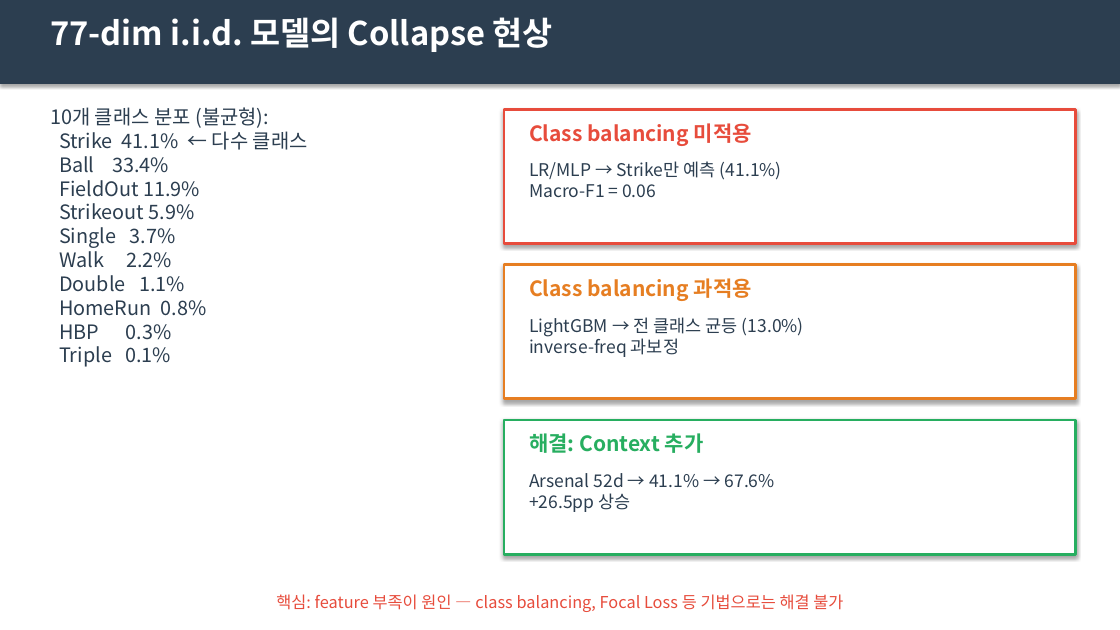
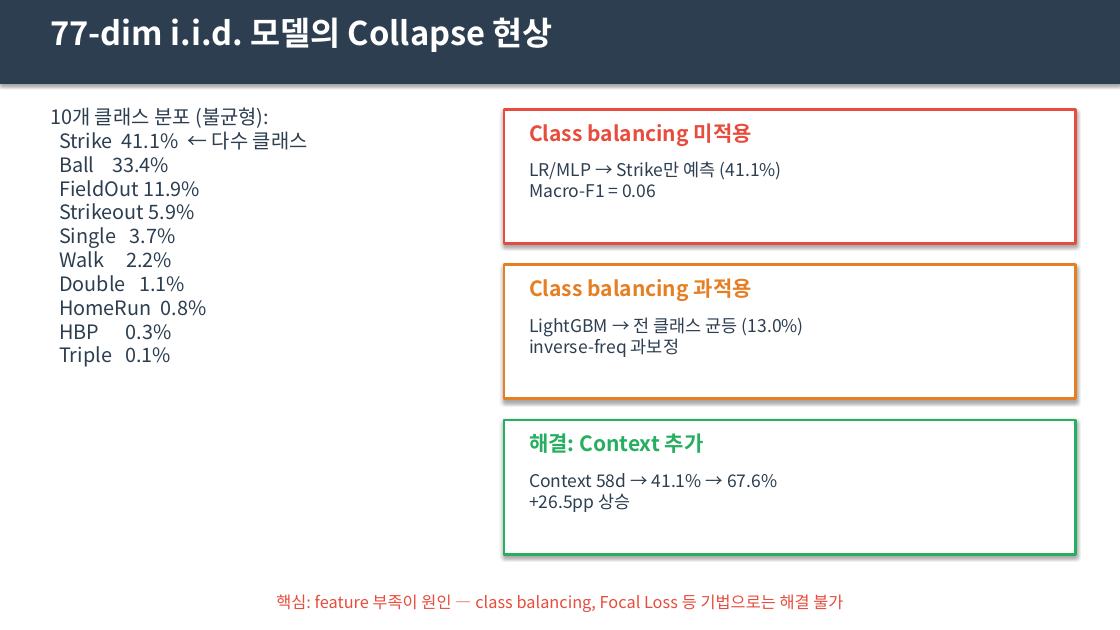
Before and after one commit to Pitcheezy/transition-models, a slide deck: slide 3 of outputs/presentations/10class_comparison.pptx. Drawn at 1120x630 pixels with LibreOffice and Linux fonts; fonts in the diff are those of the drawing. Boxes give left, top, right and bottom in pixels: in the first picture for what was removed or moved away, otherwise in the second. Text is boxed around its words. In the diff, an @@ line names an element or a change of style, - is before the commit and + after.

```diff
--- a/outputs/presentations/10class_comparison.pptx
+++ b/outputs/presentations/10class_comparison.pptx
@@ text at <box>529,473,777,488</box>: text changed @@
-Arsenal 52d → 41.1% → 67.6%
+Context 58d → 41.1% → 67.6%
```
Also in this commit, not shown: 1 other slide changed, 2 other files.
